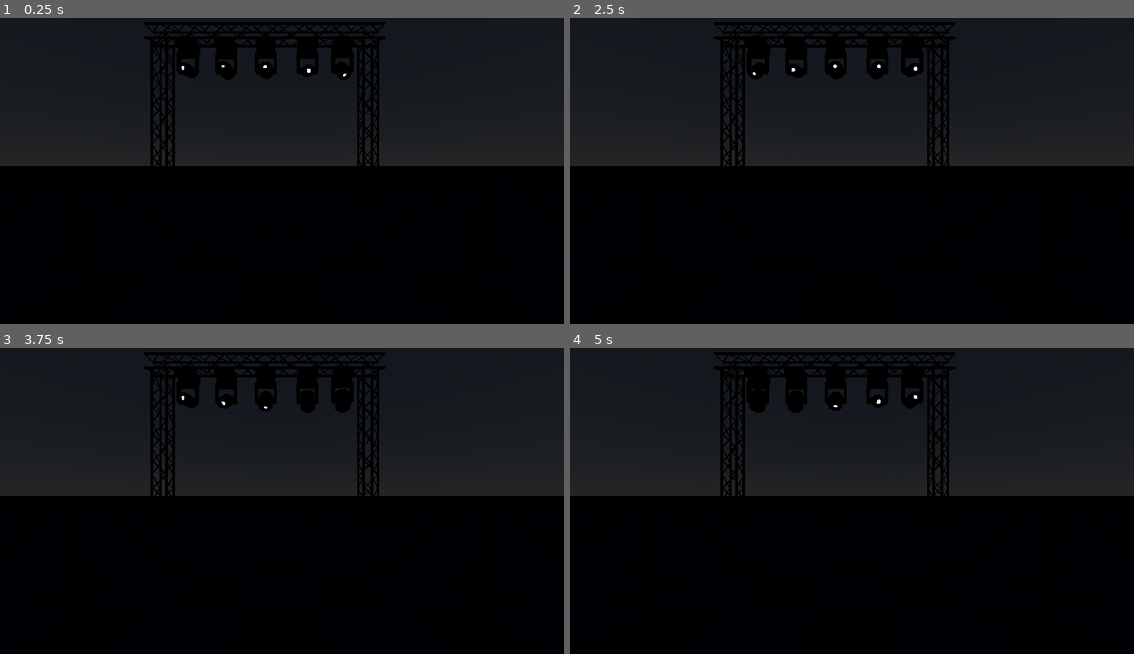
Above: before the commit, frames 1-4 (two rows, left to right).
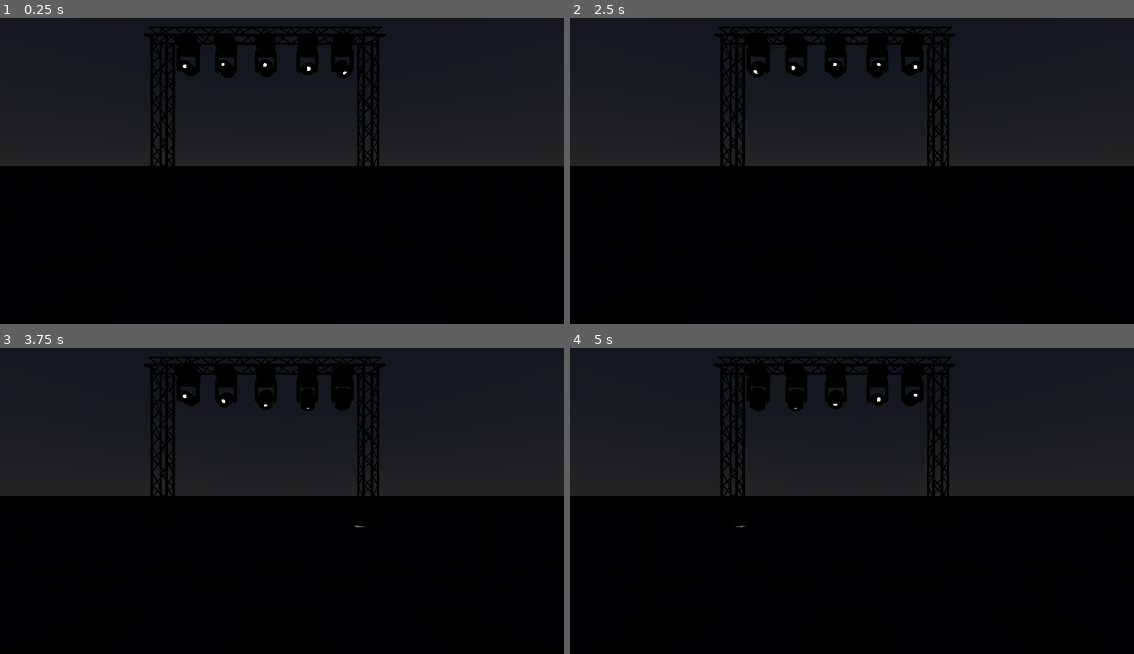
Above: after the commit, the same moments.

Repository: Bigaston/LightShow
Game: Godot game, scene res://scenes/test_scene.tscn
The game is run twice, just before and just after one commit, with the same random seed, the same clock (stepped at 60 frames per second) and the same inputs.
Inputs (mouse positions are in pixels of both pictures, inside the frame that each line leads up to):
- Up to frame 1 (0.25 s): no input
- Up to frame 2 (2.5 s): move the mouse to (976, 149) at 0.52 s; hold S (flying_cam_backward) 0.53-1.25 s; click (976, 149) at 0.67 s; drag from (739, 180) to (823, 229) at 1.27 s; move the mouse to (908, 97) at 2.02 s; hold W (flying_cam_forward) from 2.03 s (still down); click (908, 97) at 2.17 s
- Up to frame 3 (3.75 s): release W (flying_cam_forward) at 2.75 s; drag from (253, 559) to (112, 448) at 2.77 s; move the mouse to (451, 543) at 3.52 s; hold D (flying_cam_right) from 3.53 s (still down); click (451, 543) at 3.67 s
- Up to frame 4 (5 s): release D (flying_cam_right) at 4.25 s; drag from (682, 448) to (767, 415) at 4.27 s

The runs differ from the first frame. In frame 1, 2.9% of the frame differs, in the area x 25-69%, y 1-49%; in frame 2, 2.9%; in frame 3, 2.9%; in frame 4, 2.9%.

Commit message:
Ajout du ground

Diff:
--- a/objects/placable_elements/Lyre.gd
+++ b/objects/placable_elements/Lyre.gd
@@ -1,6 +1,8 @@
 @tool
 
 extends PlacableElement
+
+enum Shape {None, Star}
 
 @export var color: Color:
 	set(value):
@@ -39,6 +41,25 @@
 		if light:
 			light.spot_angle = angle
 
+@export_category("Projector")
+@export var shape: Shape = Shape.None:
+	set(value):
+		shape = value
+
+		if light:
+			match shape:
+				Shape.None:
+					light.light_projector = null
+				Shape.Star:
+					light.light_projector = preload("res://resources/textures/projector/star.svg")
+
+@export_range(-180, 180) var projector_angle: float = 0:
+	set(value):
+		projector_angle = value
+
+		if light:
+			light.rotation_degrees.y = projector_angle
+
 @export_subgroup("PrivateSettings")
 @export var light: SpotLight3D
 @export var pan_pivot: Node3D
--- a/objects/placable_elements/Structure.gd
+++ b/objects/placable_elements/Structure.gd
@@ -18,6 +18,11 @@
 			value = 1
 
 		lenght = value
+		update_display()
+
+@export var is_on_ground: bool = false:
+	set(value):
+		is_on_ground = value
 		update_display()
 
 func _ready():
@@ -53,4 +58,11 @@
 
 		last_elem = elem
 
+	if is_on_ground:
+		var ground_support = preload("res://resources/meshs/Struct_ground.glb").instantiate()
+
+		ground_support.position = Vector3(0, -0.02, 0)
+
+		$Container.add_child(ground_support)
+
 	$Container.position = Vector3(0, -SIZE * lenght / 2, 0)
--- /dev/null
+++ b/resources/textures/projector/star.svg
@@ -0,0 +1,11 @@
+<?xml version="1.0" encoding="iso-8859-1"?>
+<!-- Uploaded to: SVG Repo, www.svgrepo.com, Generator: SVG Repo Mixer Tools -->
+<svg height="800px" width="800px" version="1.1" id="Capa_1" xmlns="http://www.w3.org/2000/svg" xmlns:xlink="http://www.w3.org/1999/xlink"
+	 viewBox="0 0 47.94 47.94" xml:space="preserve">
+<path style="fill:#ffffff;" d="M26.285,2.486l5.407,10.956c0.376,0.762,1.103,1.29,1.944,1.412l12.091,1.757
+	c2.118,0.308,2.963,2.91,1.431,4.403l-8.749,8.528c-0.608,0.593-0.886,1.448-0.742,2.285l2.065,12.042
+	c0.362,2.109-1.852,3.717-3.746,2.722l-10.814-5.685c-0.752-0.395-1.651-0.395-2.403,0l-10.814,5.685
+	c-1.894,0.996-4.108-0.613-3.746-2.722l2.065-12.042c0.144-0.837-0.134-1.692-0.742-2.285l-8.749-8.528
+	c-1.532-1.494-0.687-4.096,1.431-4.403l12.091-1.757c0.841-0.122,1.568-0.65,1.944-1.412l5.407-10.956
+	C22.602,0.567,25.338,0.567,26.285,2.486z"/>
+</svg>
--- a/scenes/test_scene.tscn
+++ b/scenes/test_scene.tscn
@@ -96,6 +96,18 @@
 "update": 0,
 "values": [-90.0, -10.0]
 }
+tracks/5/type = "value"
+tracks/5/imported = false
+tracks/5/enabled = false
+tracks/5/path = NodePath("../Structure3/Lyre:projector_angle")
+tracks/5/interp = 1
+tracks/5/loop_wrap = true
+tracks/5/keys = {
+"times": PackedFloat32Array(0, 1, 1.001, 2),
+"transitions": PackedFloat32Array(1, 1, 1, 1),
+"update": 0,
+"values": [180.0, -180.0, 180.0, -180.0]
+}
 
 [sub_resource type="Animation" id="Animation_4nftd"]
 length = 0.001
@@ -154,50 +166,52 @@
 [node name="Ground" parent="." instance=ExtResource("3_5dhwy")]
 
 [node name="Structure" parent="." instance=ExtResource("3_r50tl")]
-transform = Transform3D(1, 0, 0, 0, 1, 0, 0, 0, 1, 0, 1.77006, 0)
+transform = Transform3D(1, 0, 0, 0, 1, 0, 0, 0, 1, 0, 1.81773, 0)
 number_of_border = 4
 lenght = 6
+is_on_ground = true
 
 [node name="Structure2" parent="." instance=ExtResource("3_r50tl")]
-transform = Transform3D(1, 0, 0, 0, 1, 0, 0, 0, 1, 4.7599, 1.77006, 0)
+transform = Transform3D(1, 0, 0, 0, 1, 0, 0, 0, 1, 4.7599, 1.81773, 0)
 number_of_border = 4
 lenght = 6
+is_on_ground = true
 
 [node name="Structure3" parent="." instance=ExtResource("3_r50tl")]
-transform = Transform3D(-4.37114e-08, -1, 0, 1, -4.37114e-08, 0, 0, 0, 1, 2.38022, 3.73916, 0)
-number_of_border = 4
+transform = Transform3D(-4.37114e-08, -1, 0, 1, -4.37114e-08, 0, 0, 0, 1, 2.38022, 3.76253, 0)
+number_of_border = 3
 lenght = 9
 
 [node name="Lyre" parent="Structure3" instance=ExtResource("1_wkpo5")]
-transform = Transform3D(-1.31134e-07, -1, 3.82137e-15, -1, 1.31134e-07, 8.74228e-08, -8.74228e-08, 7.64274e-15, -1, -0.166187, 1.80493, -7.45058e-09)
-pan = 90.0
+transform = Transform3D(-1.31134e-07, -1, 3.82137e-15, -1, 1.31134e-07, 8.74228e-08, -8.74228e-08, 7.64274e-15, -1, -0.148861, 1.80493, -7.45058e-09)
+pan = 81.4198
 tilt = -10.0
 power = 10.0
 angle = 10.0
 
 [node name="Lyre2" parent="Structure3" instance=ExtResource("1_wkpo5")]
-transform = Transform3D(-4.37114e-08, -1, 8.74228e-08, -1, 4.37114e-08, -3.82137e-15, 0, -8.74228e-08, -1, -0.182867, 0.919575, 0.000562906)
+transform = Transform3D(-4.37114e-08, -1, 8.74228e-08, -1, 4.37114e-08, -3.82137e-15, 0, -8.74228e-08, -1, -0.165541, 0.919575, 0.000562906)
 pan = 90.0
 tilt = -81.68
 power = 10.0
 angle = 10.0
 
 [node name="Lyre3" parent="Structure3" instance=ExtResource("1_wkpo5")]
-transform = Transform3D(-4.37114e-08, -1, 8.74228e-08, -1, 4.37114e-08, -3.82137e-15, 0, -8.74228e-08, -1, -0.171757, -0.00804114, -0.00635412)
+transform = Transform3D(-4.37114e-08, -1, 8.74228e-08, -1, 4.37114e-08, -3.82137e-15, 0, -8.74228e-08, -1, -0.154431, -0.00804114, -0.00635412)
 pan = 90.0
 tilt = -61.84
 power = 10.0
 angle = 10.0
 
 [node name="Lyre4" parent="Structure3" instance=ExtResource("1_wkpo5")]
-transform = Transform3D(-4.37114e-08, -1, 8.74228e-08, -1, 4.37114e-08, -3.82137e-15, 0, -8.74228e-08, -1, -0.177203, -0.976048, 0.00306243)
+transform = Transform3D(-4.37114e-08, -1, 8.74228e-08, -1, 4.37114e-08, -3.82137e-15, 0, -8.74228e-08, -1, -0.159878, -0.976048, 0.00306243)
 pan = 90.0
 tilt = -38.16
 power = 10.0
 angle = 10.0
 
 [node name="Lyre5" parent="Structure3" instance=ExtResource("1_wkpo5")]
-transform = Transform3D(-4.37114e-08, -1, 8.74228e-08, -1, 4.37114e-08, -3.82137e-15, 0, -8.74228e-08, -1, -0.16559, -1.78889, 0.00278804)
+transform = Transform3D(-4.37114e-08, -1, 8.74228e-08, -1, 4.37114e-08, -3.82137e-15, 0, -8.74228e-08, -1, -0.148264, -1.78889, 0.00278804)
 pan = 90.0
 tilt = -18.32
 power = 10.0
Binary file added: resources/meshs/Struct_ground.glb
Not shown, added: resources/meshs/Struct_ground.glb.import
Not shown, added: resources/textures/projector/star.svg.import
Binary file added: support/blockbench/textures/struct_bar_ground.png
Not shown, added: support/blockbench/Struct_ground.bbmodel
